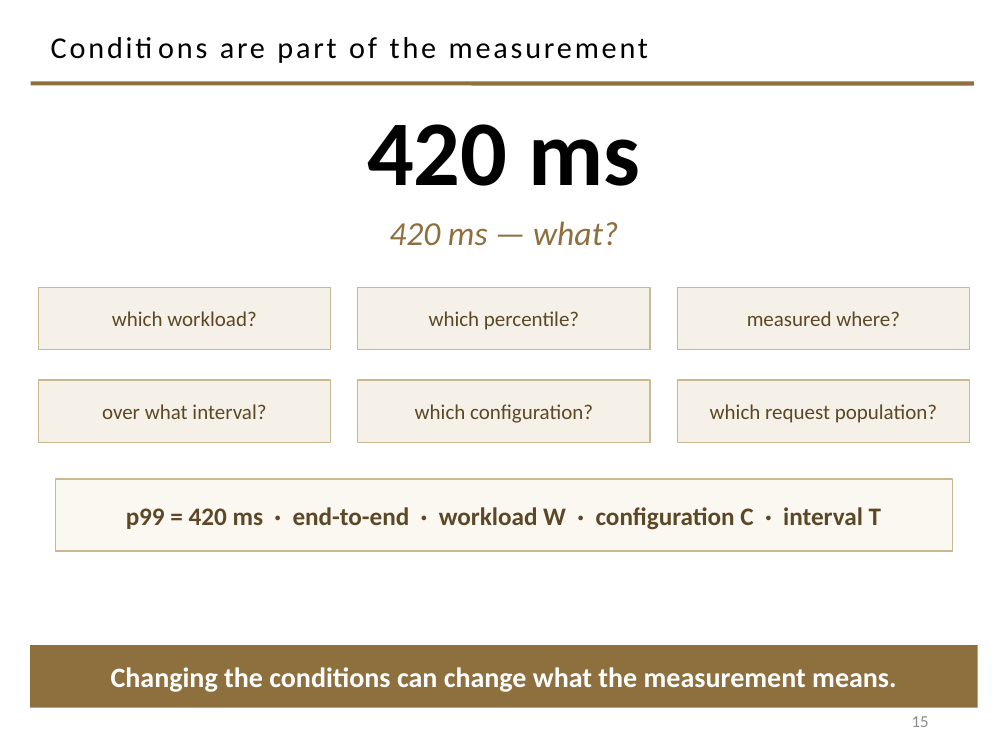
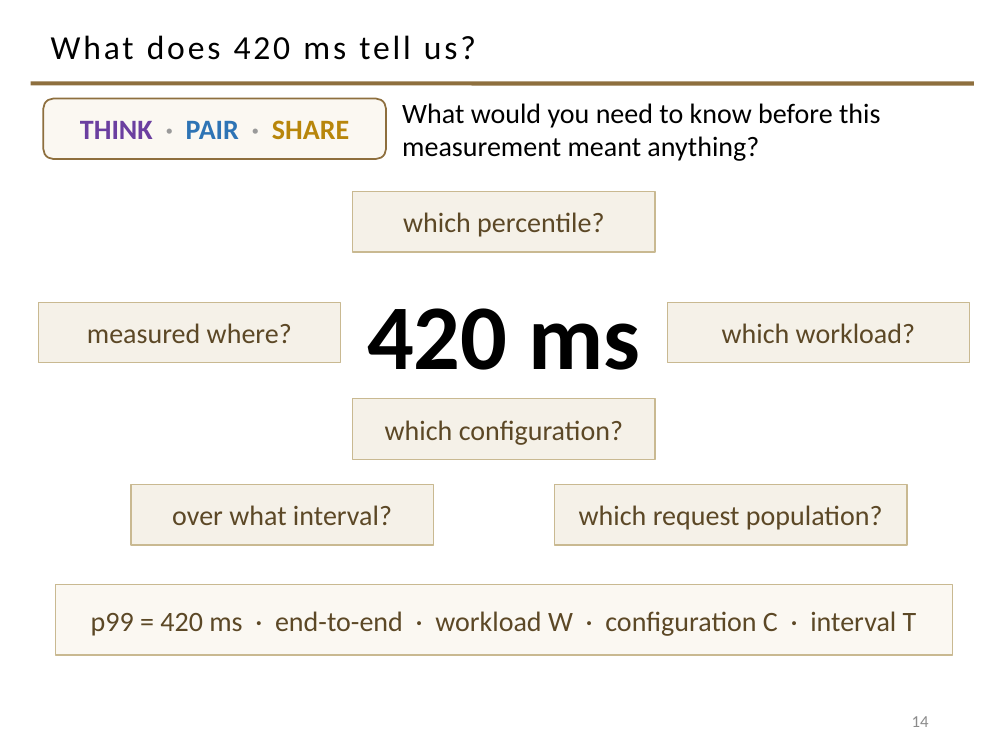
Before and after one commit to davisjam/model-based-agentic-software-engineering, a slide deck: slide 14 of course/lectures/act-1-foundations/09-engineering-decision-making-and-metrics/1-9-Engineering-Decision-Making-and-Metrics.pptx (slide 15 before the commit). Drawn at 1008x756 pixels with LibreOffice and Linux fonts; fonts in the diff are those of the drawing; background and template pictures are left out. Boxes give left, top, right and bottom in pixels: in the first picture for what was removed or moved away, otherwise in the second. Text is boxed around its words. In the diff, an @@ line names an element or a change of style, - is before the commit and + after.

```diff
--- a/course/lectures/act-1-foundations/09-engineering-decision-making-and-metrics/1-9-Engineering-Decision-Making-and-Metrics.pptx
+++ b/course/lectures/act-1-foundations/09-engineering-decision-making-and-metrics/1-9-Engineering-Decision-Making-and-Metrics.pptx
@@ title at [51,35,476,60]: text changed; size 21.6 to 24 pt @@
-Conditions are part of the measurement
+What does 420 ms tell us?
@@ rounded rectangle added at [43,99,386,159], fill #FBF8F2, outline #8E6F3E 1.25 pt, 20 pt, text #6B3FA0, bold @@
+THINK · PAIR · SHARE
@@ text added at [402,103,880,161], 20 pt, text #000000 @@
+What would you need to know before this measurement meant anything?
@@ rectangle "which percentile?": place and size @@
-rectangle "which percentile?" at [358,287,650,350]
+rectangle "which percentile?" at [353,192,655,252]
@@ text removed at [389,221,618,246] @@
-420 ms — what?
@@ text "420 ms": place and size @@
-text "420 ms" at [367,124,640,186]
+text "420 ms" at [367,308,640,370]
@@ text "420 ms" at [367,308,640,370]: vertical alignment top to middle @@
@@ size 15 to 20 pt in 6 elements at [353,399,655,460], [353,192,655,252], [554,485,907,545], [131,485,433,545], [667,302,970,363], [38,302,341,363] @@
@@ rectangle "measured where?": place and size @@
-rectangle "measured where?" at [677,287,970,350]
+rectangle "measured where?" at [38,302,341,363]
@@ rectangle "which workload?": place and size @@
-rectangle "which workload?" at [38,287,331,350]
+rectangle "which workload?" at [667,302,970,363]
@@ rectangle "which configuration?": place and size @@
-rectangle "which configuration?" at [358,380,650,443]
+rectangle "which configuration?" at [353,399,655,460]
@@ rectangle "over what interval?": place and size @@
-rectangle "over what interval?" at [38,380,331,443]
+rectangle "over what interval?" at [131,485,433,545]
@@ rectangle "which request population?": place and size @@
-rectangle "which request population?" at [677,380,970,443]
+rectangle "which request population?" at [554,485,907,545]
@@ rectangle "p99 = 420 ms · ...": place and size @@
-rectangle "p99 = 420 ms · ..." at [55,479,953,551]
+rectangle "p99 = 420 ms · ..." at [55,585,953,655]
@@ rectangle "p99 = 420 ms · ..." at [55,585,953,655]: size 18 to 20 pt, bold off @@
@@ rectangle removed at [30,645,978,708] @@
-Changing the conditions can change what the measurement means.
@@ page number at [912,716,929,727]: text changed @@
-15
+14
```
Also in this commit, not shown: 22 other slides changed, 2 slides added, 3 slides removed, 1 other file.
